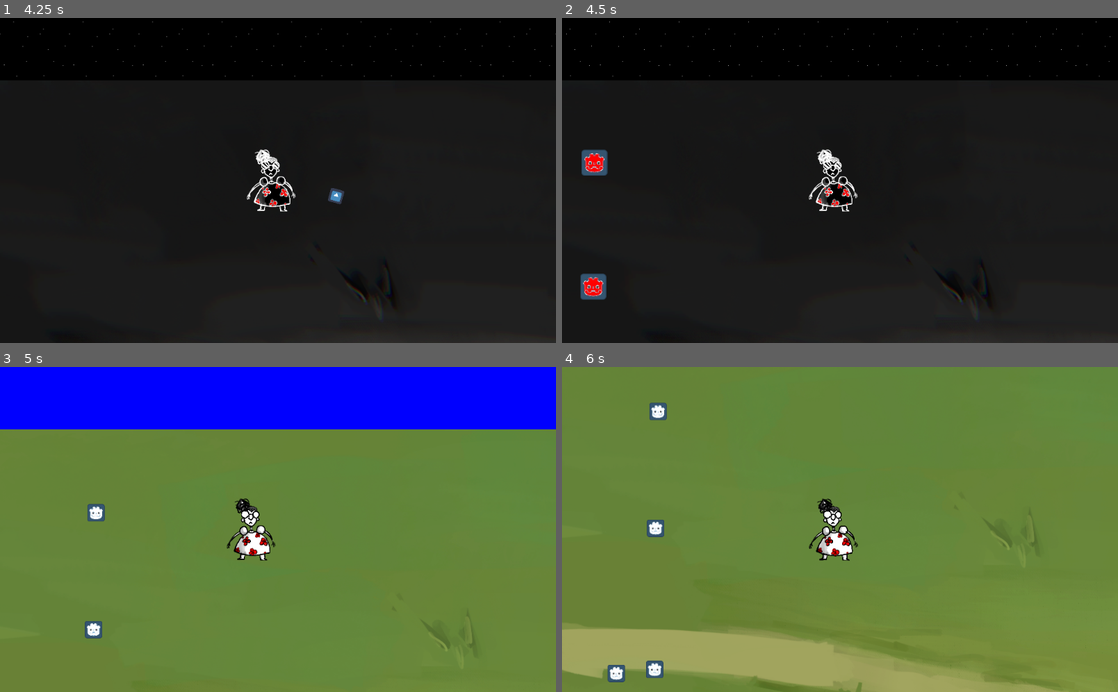
Above: before the commit, frames 1-4 (two rows, left to right).
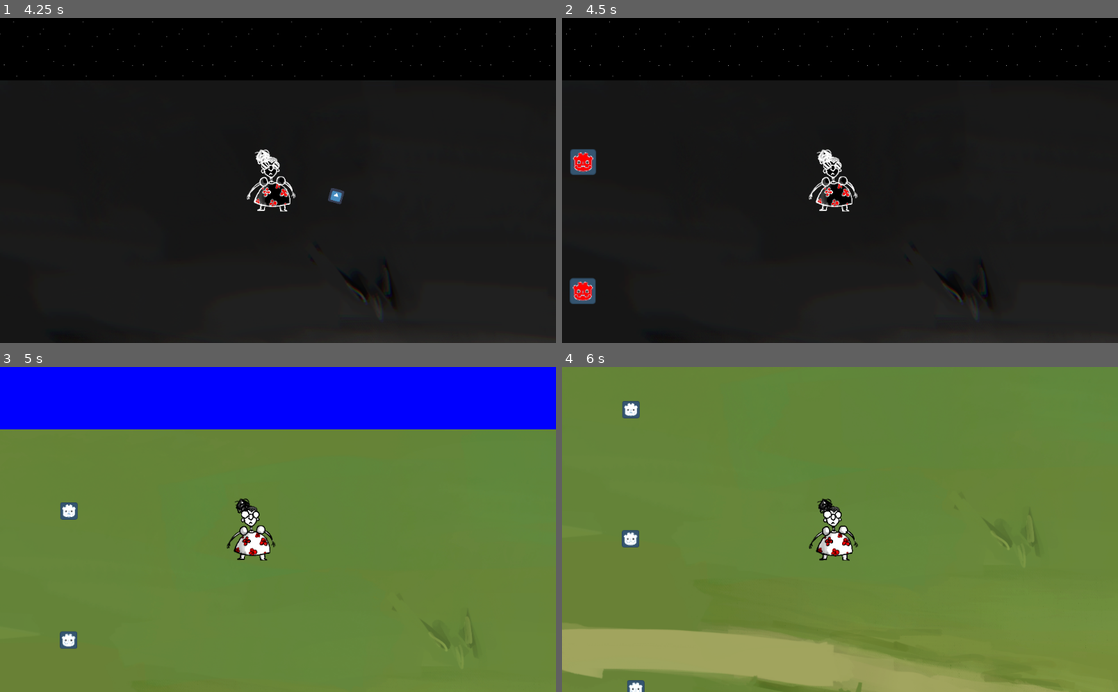
Above: after the commit, the same moments.

Repository: HedgeLizards/GGJ22
Game: Godot game, scene res://scenes/Main.tscn
Two runs of this game, one before a commit and one after it. Both use one fixed random seed, a clock stepped at 60 frames per second and the inputs below. The engine's default icon, where the game draws it, is replaced by a stand-in: a white triangle on a blue panel in a dark square. Sound files missing from this copy of the repository are replaced by a short silence.
Inputs (mouse positions are in pixels of both pictures, inside the frame that each line leads up to):
- Up to frame 1 (4.25 s): tap Enter at 0.5 s; move the mouse to (400, 164) at 0.52 s; press the mouse at (400, 164) at 0.53 s; hold D (right) 0.53-1.28 s; move the mouse to (166, 196) at 1.27 s; release the mouse at (166, 196) at 1.28 s; hold S (down) 1.28-2.03 s; click (166, 196) at 1.35 s; move the mouse to (333, 109) at 2.02 s; press the mouse at (333, 109) at 2.03 s; hold D (right) 2.03-2.78 s; move the mouse to (250, 245) at 2.77 s; release the mouse at (250, 245) at 2.78 s; hold W (up) 2.78-3.53 s; click (250, 245) at 2.85 s; move the mouse to (444, 229) at 3.52 s; press the mouse at (444, 229) at 3.53 s; hold A (left) from 3.53 s (still down); tap Tab (skip) at 4.15 s
- Up to frame 2 (4.5 s): keep holding A (left); move the mouse to (673, 131) at 4.27 s; release the mouse at (673, 131) at 4.28 s; click (673, 131) at 4.35 s
- Up to frame 3 (5 s): keep holding A (left)
- Up to frame 4 (6 s): move the mouse to (867, 529) at 5.02 s; release A (left) at 5.03 s; press the mouse at (867, 529) at 5.03 s; hold S (down) 5.03-5.78 s; move the mouse to (756, 448) at 5.77 s; release the mouse at (756, 448) at 5.78 s; hold D (right) from 5.78 s (still down); click (756, 448) at 5.85 s

Frame 1 is identical in both runs. In frame 2, 1.0% of the frame differs, in the area x 1-9%, y 40-89%; in frame 3, 0.7%; in frame 4, 1.1%, in the area x 8-19%, y 10-100%.

Commit message:
bunnies move on the beat at night

Diff:
--- a/scenes/Main.tscn
+++ b/scenes/Main.tscn
@@ -111,12 +111,15 @@
 script = ExtResource( 7 )
 
 [node name="DayEnd" type="Timer" parent="DayNight"]
-wait_time = 5.0
+wait_time = 10.0
 one_shot = true
 autostart = true
 
 [node name="NightMusic" type="AudioStreamPlayer" parent="DayNight"]
 stream = ExtResource( 13 )
+
+[node name="BeatTimer" type="Timer" parent="DayNight"]
+wait_time = 0.5
 
 [node name="Spawner" type="Timer" parent="."]
 autostart = true
@@ -126,4 +129,5 @@
 [connection signal="tween_step" from="Tooltip/Tween" to="Tooltip" method="_on_Tween_tween_step"]
 [connection signal="timeout" from="DayNight/DayEnd" to="DayNight" method="_on_DayEnd_timeout"]
 [connection signal="finished" from="DayNight/NightMusic" to="DayNight" method="_on_NightMusic_finished"]
+[connection signal="timeout" from="DayNight/BeatTimer" to="DayNight" method="_on_BeatTimer_timeout"]
 [connection signal="timeout" from="Spawner" to="Spawner" method="_on_Spawner_timeout"]
--- a/scenes/Rabbit.tscn
+++ b/scenes/Rabbit.tscn
@@ -10,7 +10,7 @@
 [sub_resource type="CircleShape2D" id=4]
 radius = 30.0
 
-[node name="Rabbit" type="KinematicBody2D" groups=["bunnies", "dual"]]
+[node name="Rabbit" type="KinematicBody2D" groups=["bunnies", "dual", "onbeat"]]
 z_index = -1
 collision_layer = 6
 collision_mask = 2
--- a/scripts/DayNight.gd
+++ b/scripts/DayNight.gd
@@ -30,7 +30,8 @@
 	day = false
 	get_tree().call_group("dual", "nightstart")
 	get_tree().call_group("dual", "daychange", true)
-	$NightMusic.play(0.0)
+	$NightMusic.play(00.0)
+	$BeatTimer.start()
 
 func _input(event):
 	if Input.is_action_just_pressed("skip"):
@@ -47,9 +48,14 @@
 	get_tree().call_group("dual", "daystart")
 	get_tree().call_group("dual", "daychange", false)
 	$NightMusic.stop()
+	$BeatTimer.stop()
 
 func _on_DayEnd_timeout():
 	turn_night()
 
 func _on_NightMusic_finished():
 	turn_day()
+
+
+func _on_BeatTimer_timeout():
+	get_tree().call_group("onbeat", "onbeat")
--- a/scripts/Rabbit.gd
+++ b/scripts/Rabbit.gd
@@ -22,6 +22,10 @@
 		status = Status.MOVE
 	else:
 		status = Status.IDLE
+	rethink()
+
+func onbeat():
+	status = Status.MOVE
 	rethink()
 
 func rethink():
@@ -54,7 +58,8 @@
 func idle_evil():
 	status = Status.IDLE
 	direction = Vector2(0, 0)
-	$RethinkTimer.start(0.25)
+	#$RethinkTimer.start(0.25)
+	$RethinkTimer.stop()
 
 func move_evil():
 	status = Status.MOVE
